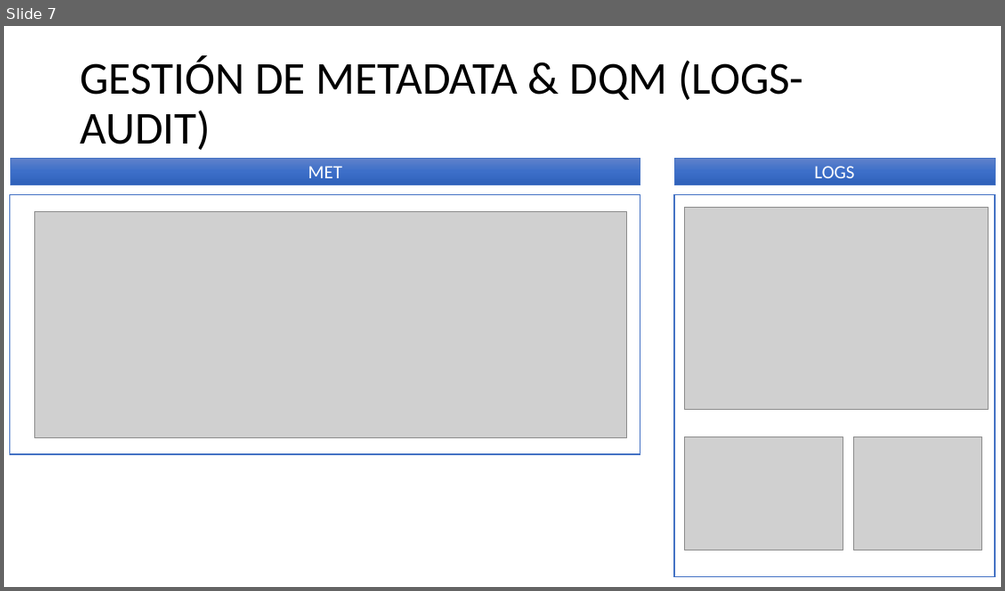
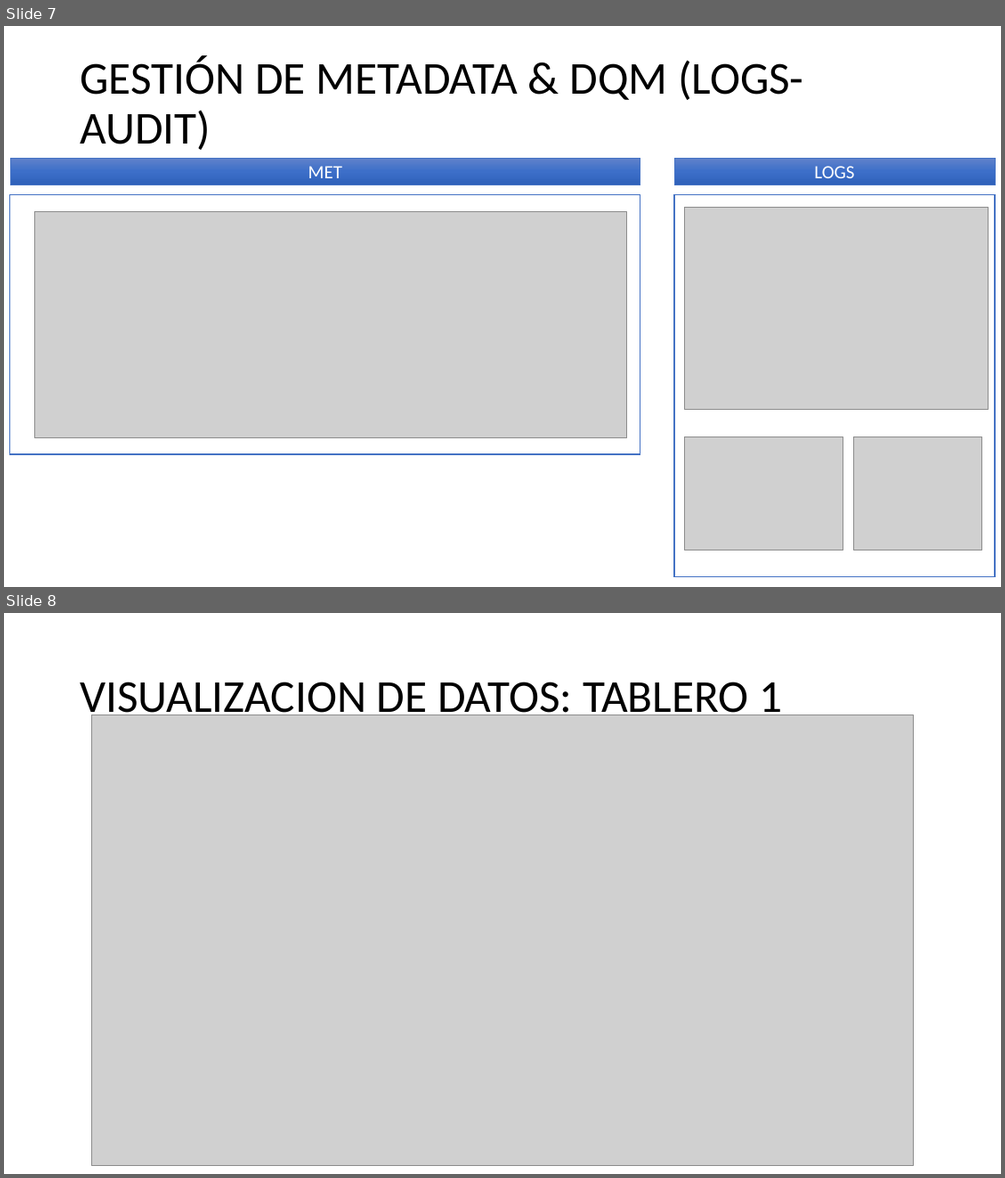
Before and after one commit to gallardo747/MCD_DWH_GALLARDO_FILIPUZZI, a slide deck: 5-PRESENTACION PPT/DWH_FILIPUZZI_GALLARDO_2025.pptx. Shown one above the other, each under a label of ours: slide 7 before the commit, slides 7 and 8 after it. The pictures are 1005x591 and 1005x1178 pixels, drawn with LibreOffice and Linux fonts; fonts in the diff are those of the drawing; grey boxes stand for pictures. Boxes give left, top, right and bottom in pixels: in the first picture for what was removed or moved away, otherwise in the second. Text is boxed around its words. In the diff, an @@ line names an element or a change of style, - is before the commit and + after.

```diff
--- a/5-PRESENTACION PPT/DWH_FILIPUZZI_GALLARDO_2025.pptx
+++ b/5-PRESENTACION PPT/DWH_FILIPUZZI_GALLARDO_2025.pptx
@@ slide 8 added at bbox=[4, 613, 1001, 1174], background #FFFFFF @@
@@ title added at bbox=[80, 682, 782, 722], 44 pt, text #000000 @@
+VISUALIZACION DE DATOS: TABLERO 1
@@ picture added at bbox=[91, 714, 914, 1166] @@
```
Also in this commit, not shown: 2 other slides added, 32 other files.
